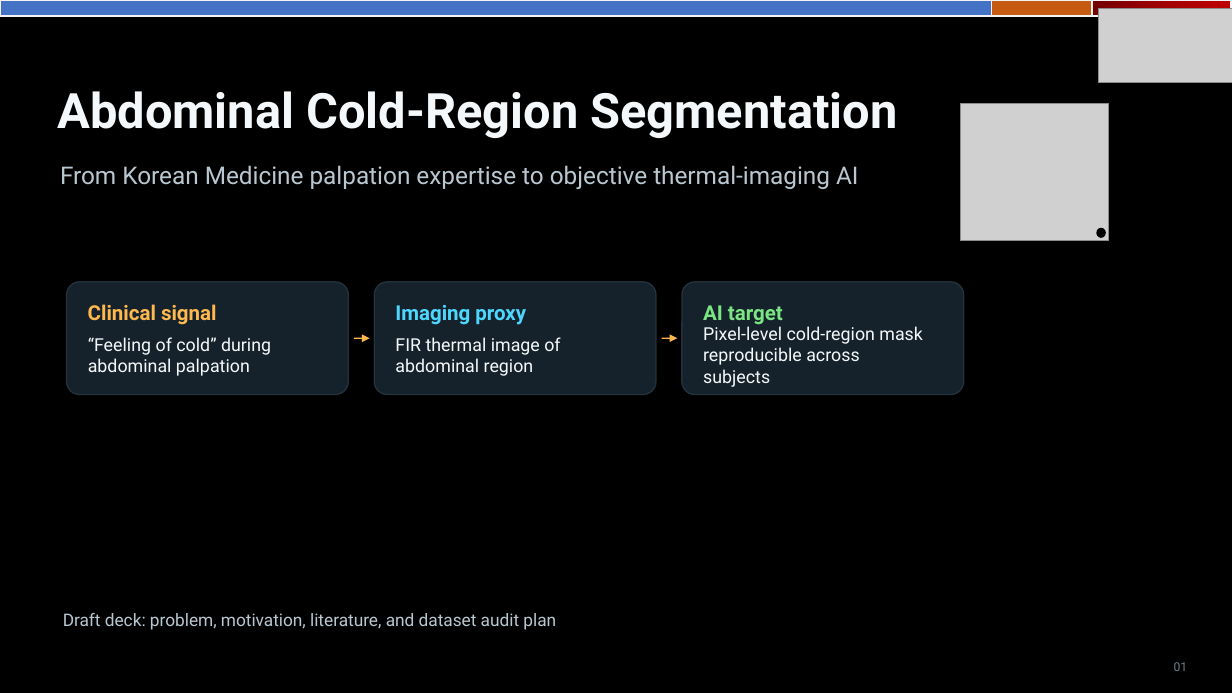
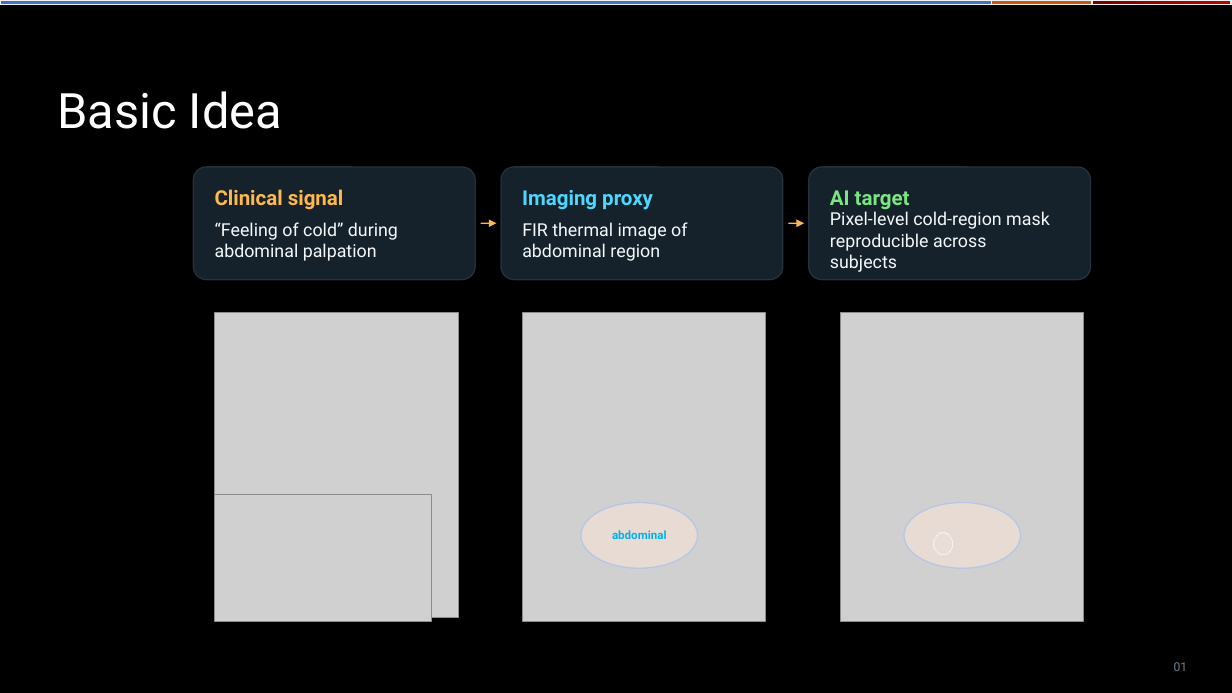
Before and after one commit to RafsanJany-44/Cool_GANs, a slide deck: slide 2 of KM_Thermal_ColdRegion_Intro_DatasetDeck.pptx. Drawn at 1232x693 pixels with LibreOffice and Linux fonts; fonts in the diff are those of the drawing; grey boxes stand for pictures. Boxes give left, top, right and bottom in pixels: in the first picture for what was removed or moved away, otherwise in the second. Text is boxed around its words. In the diff, an @@ line names an element or a change of style, - is before the commit and + after.

```diff
--- a/KM_Thermal_ColdRegion_Intro_DatasetDeck.pptx
+++ b/KM_Thermal_ColdRegion_Intro_DatasetDeck.pptx
@@ rectangle: place and size @@
-rectangle at <box>0,0,992,16</box>
+rectangle at <box>0,0,992,5</box>
@@ rectangle: place and size @@
-rectangle at <box>992,0,1092,16</box>
+rectangle at <box>992,0,1092,5</box>
@@ rectangle: place and size @@
-rectangle at <box>1092,0,1231,16</box>
+rectangle at <box>1092,0,1231,5</box>
@@ picture removed at <box>1099,8,1232,83</box> @@
@@ text at <box>57,91,282,129</box>: text changed; text colour #F4F8FA to #FFFFFF; bold off @@
-Abdominal Cold-Region Segmentation
+Basic Idea
@@ picture removed at <box>961,104,1110,240</box> @@
@@ text removed at <box>60,165,858,189</box> @@
-From Korean Medicine palpation expertise to objective thermal-imaging AI
@@ 6 texts, 3 rounded rectangles, 2 arrows: place and size @@
-6 texts, 3 rounded rectangles, 2 arrows at <box>67,282,964,395</box>
+6 texts, 3 rounded rectangles, 2 arrows at <box>193,167,1091,280</box>
@@ ellipse removed at <box>1097,228,1105,237</box> @@
@@ picture added at <box>214,312,458,617</box> @@
@@ picture added at <box>522,312,765,622</box> @@
@@ picture added at <box>841,312,1084,622</box> @@
@@ picture added at <box>214,494,431,622</box> @@
@@ ellipse added at <box>581,503,698,568</box>, fill #FBE5D6 at 55% opacity, outline #B4C7E7 1 pt, 9 pt, text #00B0F0, bold @@
+abdominal
@@ ellipse added at <box>904,503,1020,568</box>, fill #FBE5D6 at 55% opacity, outline #B4C7E7 1 pt @@
@@ ellipse added at <box>933,532,953,555</box>, fill #DAE3F3 at 50% opacity, outline #FFFFFF 0.75 pt @@
@@ text removed at <box>63,613,556,630</box> @@
-Draft deck: problem, motivation, literature, and dataset audit plan
```
Also in this commit, not shown: 11 other slides changed, 3 slides added, 4 slides removed.
